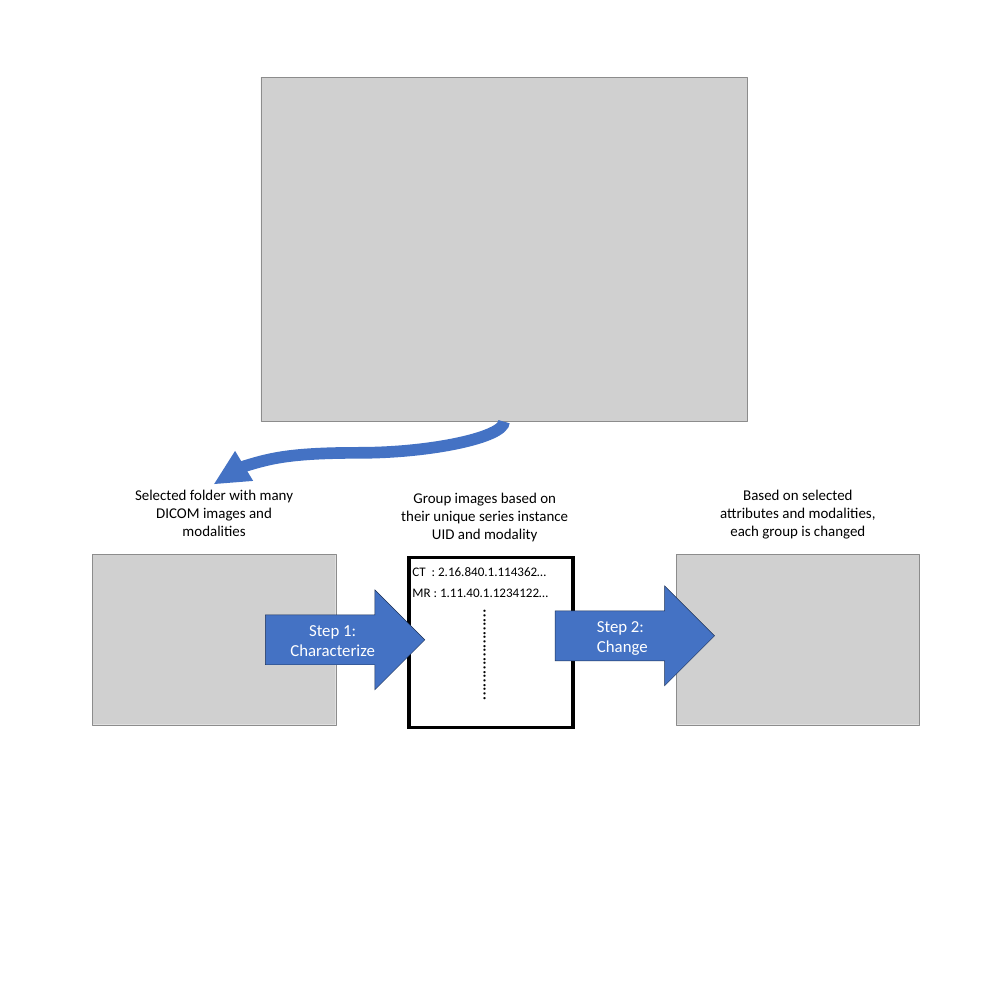
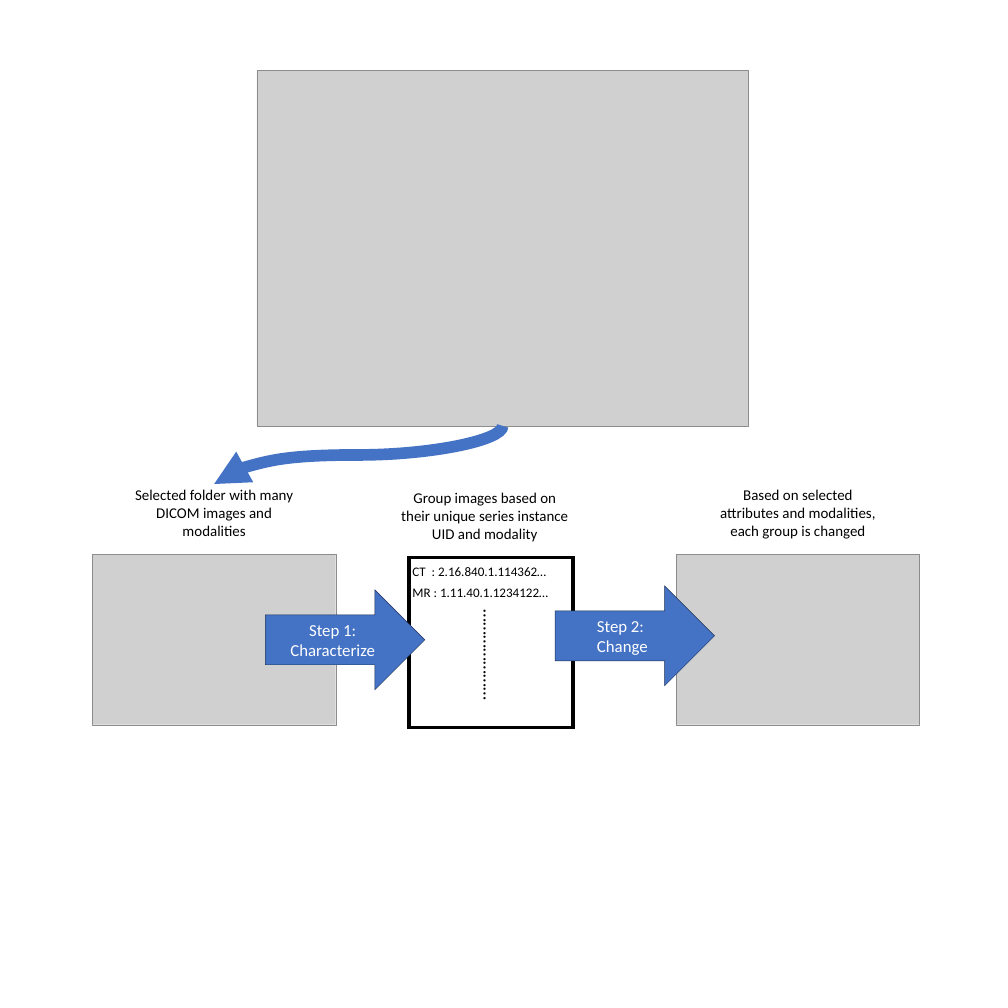
Before and after one commit to brianmanderson/Unzip_Unlink_Csharp, a slide deck: slide 1 of Paper/Iteration_0/Figures.pptx. Drawn at 1008x1008 pixels with LibreOffice and Linux fonts; fonts in the diff are those of the drawing; grey boxes stand for pictures. Boxes give left, top, right and bottom in pixels: in the first picture for what was removed or moved away, otherwise in the second. Text is boxed around its words. In the diff, an @@ line names an element or a change of style, - is before the commit and + after.

```diff
--- a/Paper/Iteration_0/Figures.pptx
+++ b/Paper/Iteration_0/Figures.pptx
@@ picture: place and size @@
-picture at box(261, 77, 747, 422)
+picture at box(257, 71, 749, 426)
@@ curved arrow moved from (504, 422) - (214, 484) to (503, 426) - (214, 484) @@
```
Also in this commit, not shown: 2 other files.
